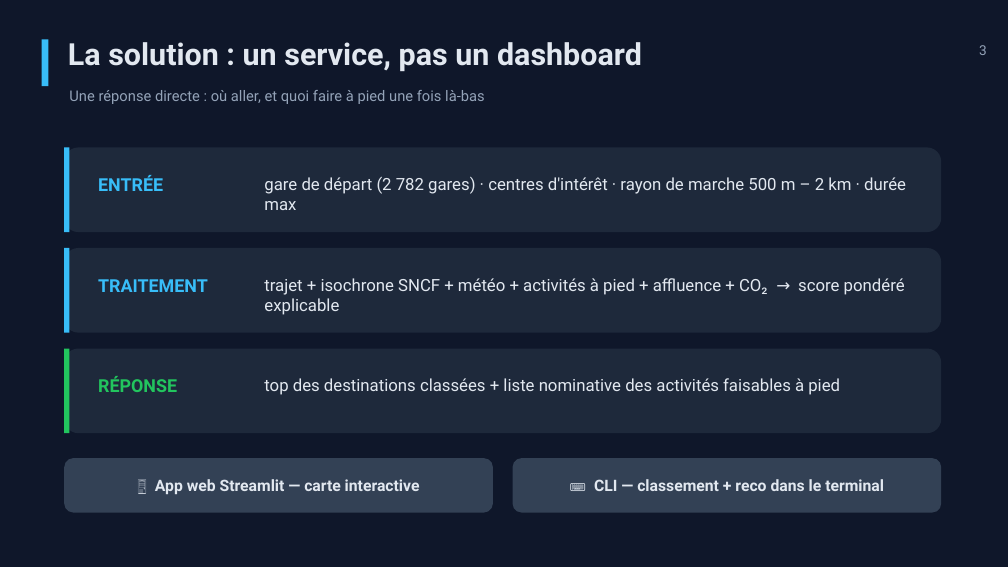
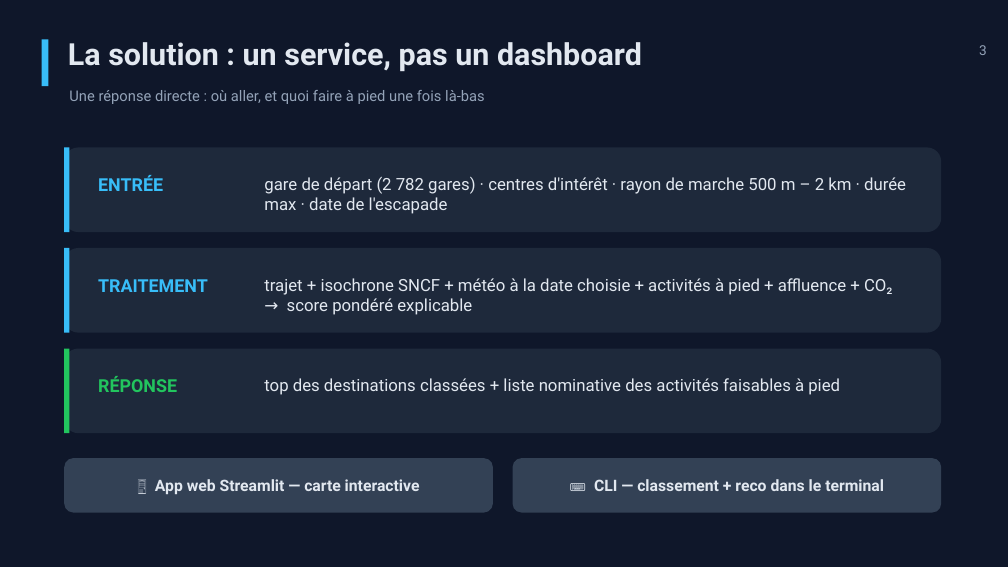
Before and after one commit to ilya32e/Tourisme-en-train, a slide deck: slide 3 of docs/presentation_escapade_v2.pptx. Drawn at 1008x567 pixels with LibreOffice and Linux fonts; fonts in the diff are those of the drawing. Boxes give left, top, right and bottom in pixels: in the first picture for what was removed or moved away, otherwise in the second. Text is boxed around its words. In the diff, an @@ line names an element or a change of style, - is before the commit and + after.

```diff
--- a/docs/presentation_escapade_v2.pptx
+++ b/docs/presentation_escapade_v2.pptx
@@ text at [264,177,906,214]: text changed @@
-gare de départ (2 782 gares) · centres d'intérêt · rayon de marche 500 m – 2 km · durée max
+gare de départ (2 782 gares) · centres d'intérêt · rayon de marche 500 m – 2 km · durée max · date de l'escapade
@@ text at [264,278,893,315]: text changed @@
-trajet + isochrone SNCF + météo + activités à pied + affluence + CO₂ → score pondéré explicable
+trajet + isochrone SNCF + météo à la date choisie + activités à pied + affluence + CO₂ → score pondéré explicable
```
Also in this commit, not shown: 6 other slides changed, 4 other files.
